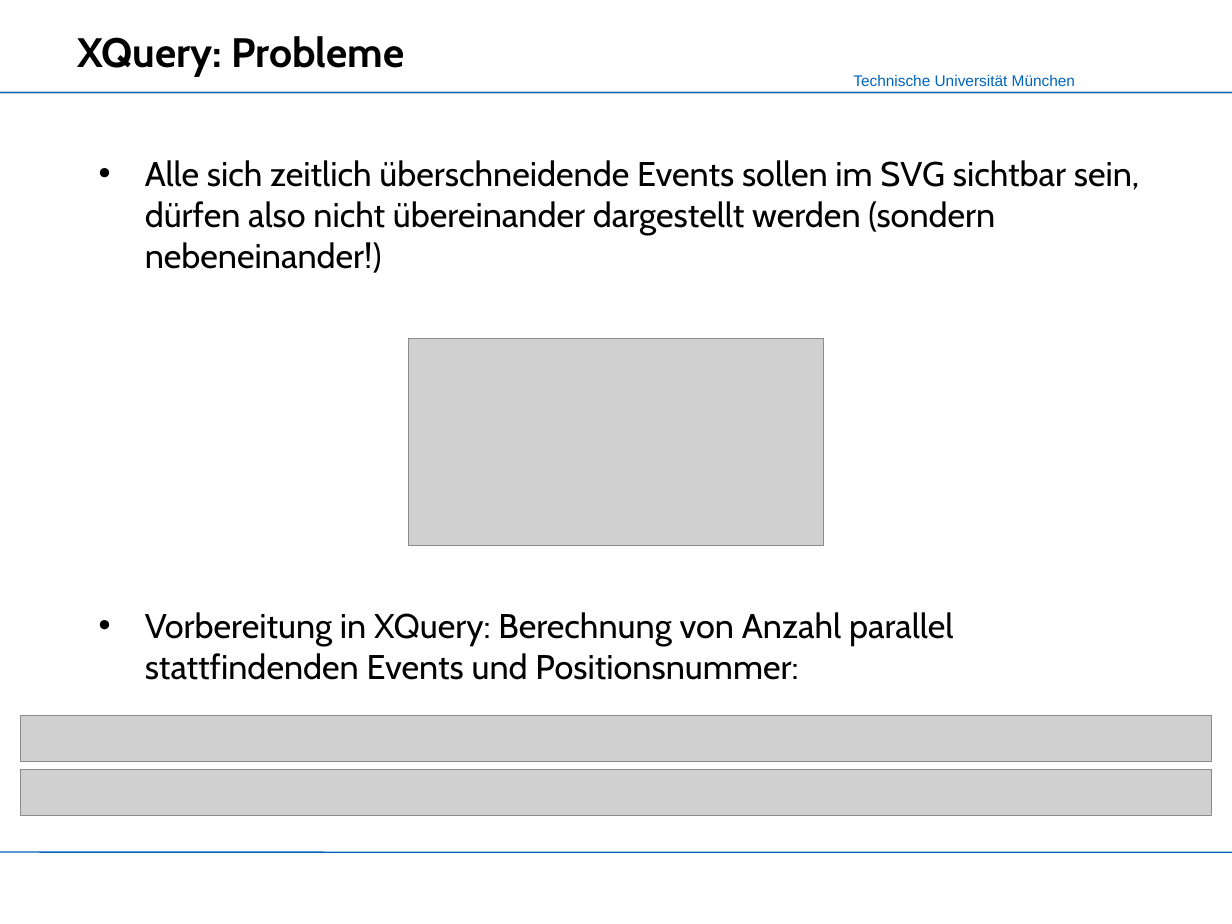
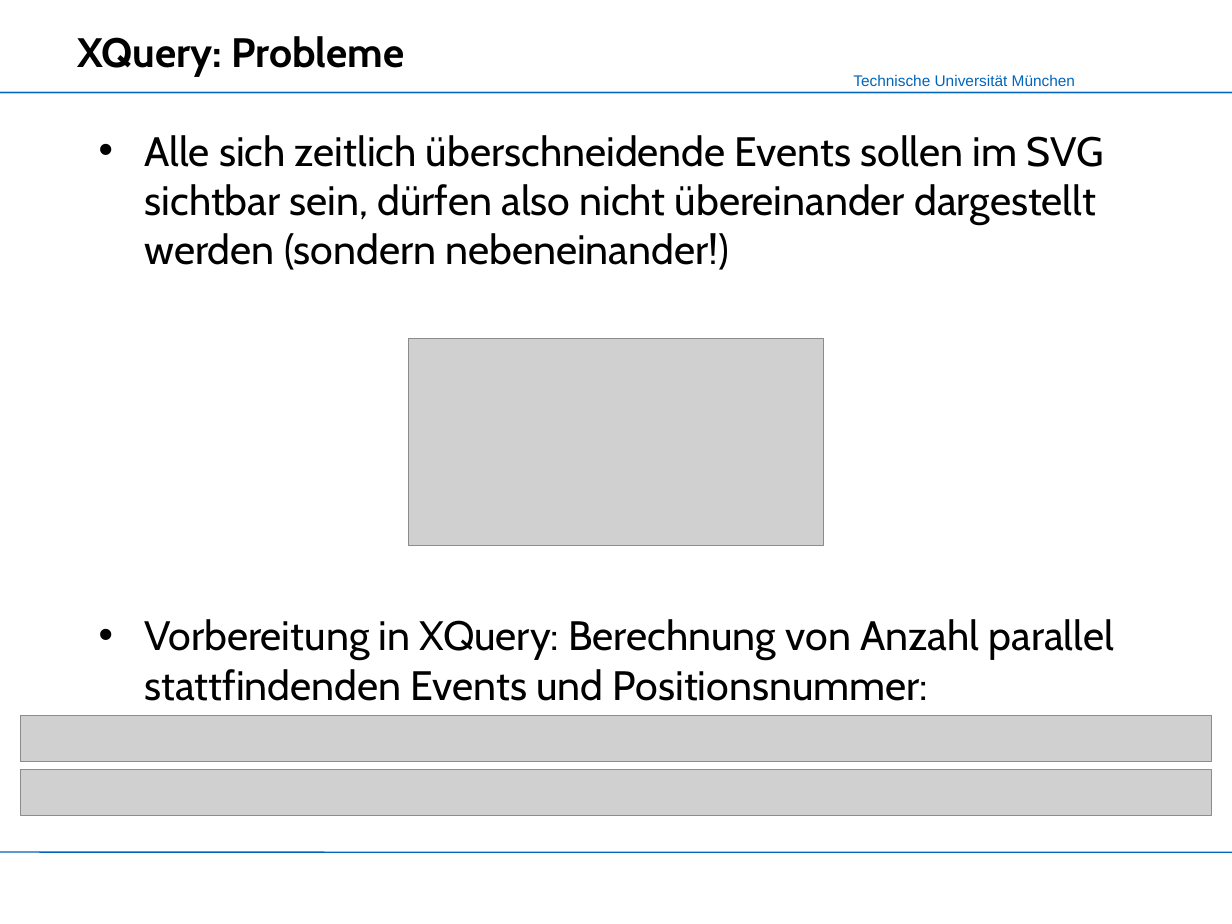
Before and after one commit to mokshasoul/XML-Praktikum, a slide deck: slide 8 of Slides/Slides_CalendarX-1.ppt (slide 7 before the commit). Drawn at 1232x924 pixels with LibreOffice and Linux fonts; fonts in the diff are those of the drawing; grey boxes stand for pictures; background and template pictures are left out. Boxes give left, top, right and bottom in pixels: in the first picture for what was removed or moved away, otherwise in the second. Text is boxed around its words. In the diff, an @@ line names an element or a change of style, - is before the commit and + after.

```diff
--- a/Slides/Slides_CalendarX-1.ppt
+++ b/Slides/Slides_CalendarX-1.ppt
@@ text "Alle sich zeitlich überschneidende Events ...": place and size @@
-text "Alle sich zeitlich überschneidende Events ..." at [145, 160, 1140, 680]
+text "Alle sich zeitlich überschneidende Events ..." at [145, 135, 1114, 701]
@@ text "Alle sich zeitlich überschneidende Events ..." at [145, 135, 1114, 701]: size 20 to 24 pt @@
```
Also in this commit, not shown: 11 other slides changed, 7 slides added, 5 slides removed.
